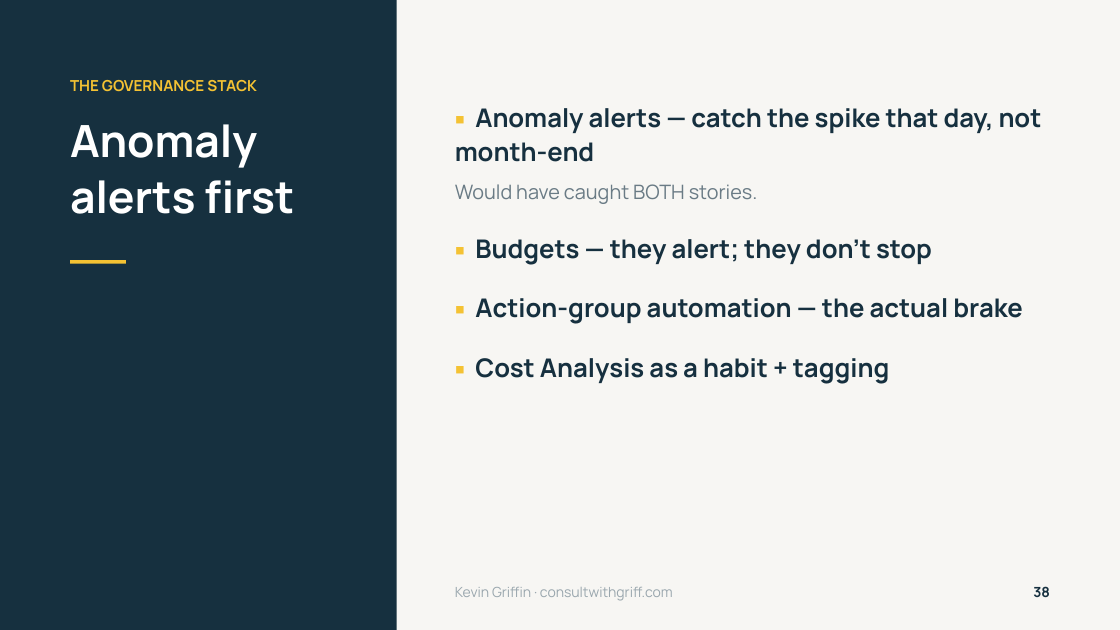
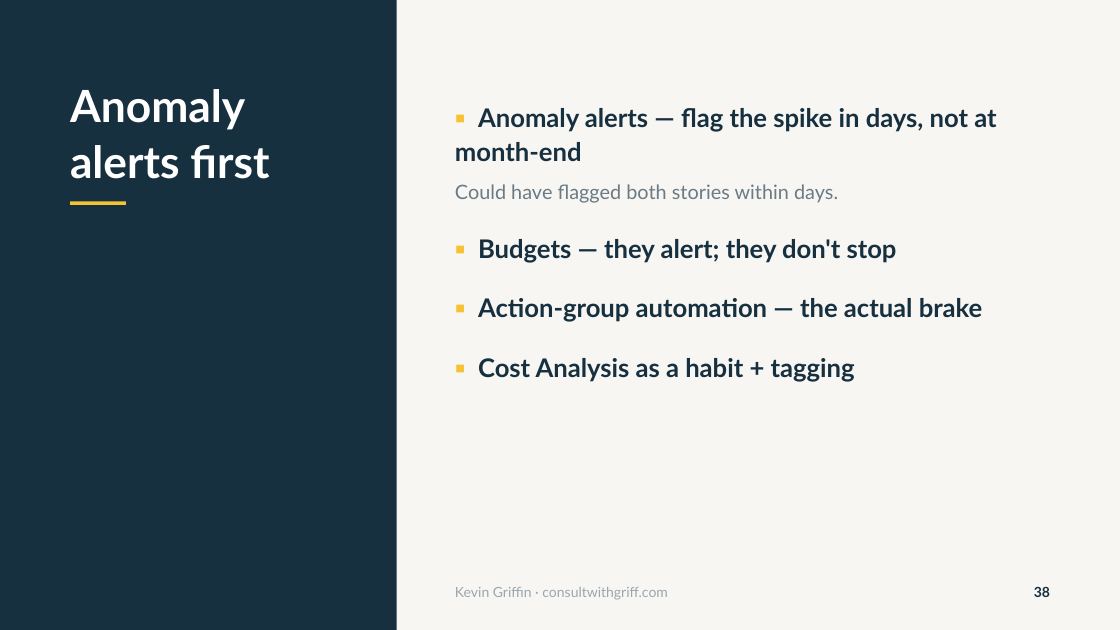
Before and after one commit to 1kevgriff/my-8000-serverless-mistake, a slide deck: slide 38 of slides/My $8000 Serverless Mistake v2.pptx. Drawn at 1120x630 pixels with LibreOffice and Linux fonts; fonts in the diff are those of the drawing. Boxes give left, top, right and bottom in pixels: in the first picture for what was removed or moved away, otherwise in the second. Text is boxed around its words. In the diff, an @@ line names an element or a change of style, - is before the commit and + after.

```diff
--- a/slides/My $8000 Serverless Mistake v2.pptx
+++ b/slides/My $8000 Serverless Mistake v2.pptx
@@ text "Anomaly alerts first" at (70, 89, 269, 179): font Manrope to Lato @@
@@ text at (70, 80, 257, 92): paragraph removed @@
-THE GOVERNANCE STACK
@@ text at (455, 108, 996, 203): text changed; font Manrope to Lato @@
-▪ Anomaly alerts — catch the spike that day, not month-end
-Would have caught BOTH stories.
+▪ Anomaly alerts — flag the spike in days, not at month-end
+Could have flagged both stories within days.
@@ rectangle: place and size @@
-rectangle at (70, 260, 126, 264)
+rectangle at (70, 202, 126, 205)
@@ text at (478, 239, 983, 382): font Manrope to Lato in "▪ Budgets — they alert; they don't ...", "▪ Action-group automation — the actual brake", "▪ Cost Analysis as a habit + ..." @@
@@ text "Kevin Griffin · consultwithgriff.com" at (455, 587, 668, 600): font Manrope to Lato @@
```
Also in this commit, not shown: 41 other slides changed, 4 other files.
